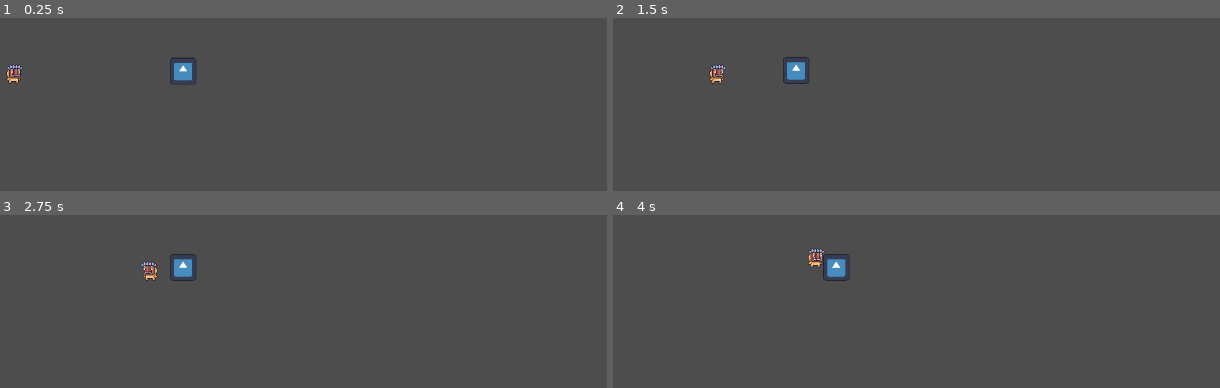
Above: before the commit, frames 1-4 (two rows, left to right).
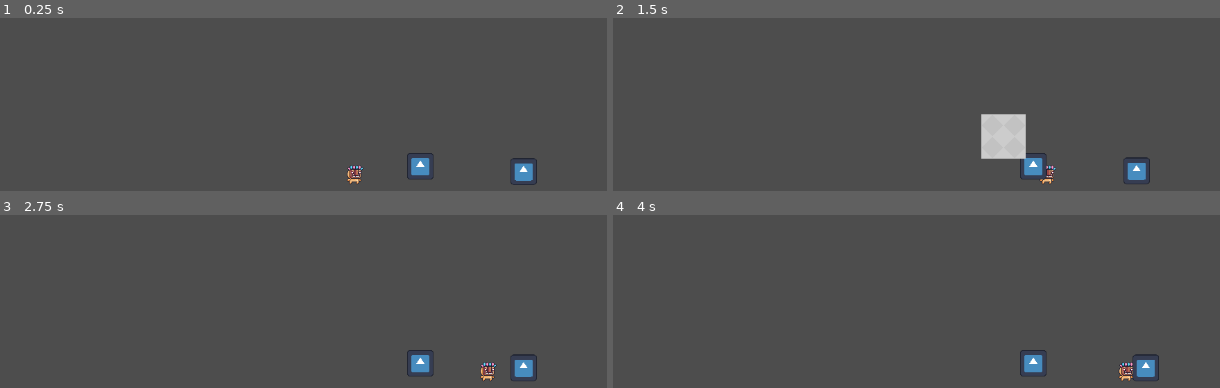
Above: after the commit, the same moments.

Repository: Mijak203/Hackathon2024
Game: Godot game, scene res://scenes/test_level.tscn
Two runs of this game, one before a commit and one after it. Both use one fixed random seed, a clock stepped at 60 frames per second and the inputs below. The engine's default icon, where the game draws it, is replaced by a stand-in: a white triangle on a blue panel in a dark square.
Inputs:
- Up to frame 1 (0.25 s): no input
- Up to frame 2 (1.5 s): tap Enter at 0.5 s; hold D (go_right) from 0.53 s (still down); tap E (openNote, bound only after the commit) at 0.6, 1.35 s; tap Space (jump) at 0.77 s
- Up to frame 3 (2.75 s): tap Space (jump) at 1.52, 2 s; release D (go_right) at 2.03 s; hold A (go_left) from 2.03 s (still down); tap E (openNote, bound only after the commit) at 2.1 s
- Up to frame 4 (4 s): release A (go_left) at 2.78 s; hold D (go_right) from 2.78 s (still down); tap E (openNote, bound only after the commit) at 2.85, 3.6 s; tap Space (jump) at 3.02, 3.77 s

The runs differ from the first frame. In frame 1, 1.6% of the frame differs, in the area x 0-89%, y 23-97%; in frame 2, 3.5%, in the area x 15-89%, y 22-96%; in frame 3, 1.7%; in frame 4, 1.7%.

Commit message:
note show

Diff:
--- a/project.godot
+++ b/project.godot
@@ -40,6 +40,11 @@
 "events": [Object(InputEventKey,"resource_local_to_scene":false,"resource_name":"","device":-1,"window_id":0,"alt_press …(191 unchanged characters)…
 ]
 }
+openNote={
+"deadzone": 0.5,
+"events": [Object(InputEventKey,"resource_local_to_scene":false,"resource_name":"","device":-1,"window_id":0,"alt_pressed":false,"shift_pressed":false,"ctrl_pressed":false,"meta_pressed":false,"pressed":false,"keycode":0,"physical_keycode":69,"key_label":0,"unicode":101,"location":0,"echo":false,"script":null)
+]
+}
 
 [layer_names]
 
--- /dev/null
+++ b/scenes/note.tscn
@@ -0,0 +1,21 @@
+[gd_scene load_steps=4 format=3 uid="uid://i0jhl88bsta8"]
+
+[ext_resource type="Texture2D" uid="uid://follsm5sum34" path="res://icon.svg" id="1_jkloe"]
+[ext_resource type="Script" path="res://scripts/note.gd" id="1_savay"]
+
+[sub_resource type="RectangleShape2D" id="RectangleShape2D_dj84e"]
+size = Vector2(256, 126)
+
+[node name="Note" type="Area2D"]
+script = ExtResource("1_savay")
+
+[node name="Note" type="Sprite2D" parent="."]
+scale = Vector2(0.3, 0.3)
+texture = ExtResource("1_jkloe")
+
+[node name="CollisionShape2D" type="CollisionShape2D" parent="."]
+scale = Vector2(0.3, 0.3)
+shape = SubResource("RectangleShape2D_dj84e")
+
+[connection signal="body_entered" from="." to="." method="_on_body_entered"]
+[connection signal="body_exited" from="." to="." method="_on_body_exited"]
--- a/scenes/test.tscn
+++ /dev/null
@@ -1,3 +0,0 @@
-[gd_scene format=3 uid="uid://b4aqasyjlaash"]
-
-[node name="test" type="Node2D"]
--- /dev/null
+++ b/scenes/test_level.gd
@@ -0,0 +1,13 @@
+extends Node2D
+
+
+
+@onready var bigNote: TextureRect = $Camera2D/HFlowContainer/TextureRect
+
+
+
+func _process(delta: float) -> void:
+	if Global.showNote == true:
+		bigNote.show()
+	if Global.showNote == false:
+		bigNote.hide()
--- a/scenes/test_level.tscn
+++ b/scenes/test_level.tscn
@@ -1,26 +1,70 @@
-[gd_scene load_steps=4 format=3 uid="uid://br2bg1kn80nyo"]
+[gd_scene load_steps=8 format=3 uid="uid://br2bg1kn80nyo"]
 
+[ext_resource type="Script" path="res://scenes/test_level.gd" id="1_7qt4i"]
 [ext_resource type="PackedScene" uid="uid://cv6ctmsqwgw0a" path="res://scenes/player.tscn" id="2_3yq32"]
 [ext_resource type="PackedScene" uid="uid://c3ukpgod73wxv" path="res://scenes/block.tscn" id="2_rxjfp"]
+[ext_resource type="PackedScene" uid="uid://i0jhl88bsta8" path="res://scenes/note.tscn" id="3_3suyc"]
+[ext_resource type="Texture2D" uid="uid://0o57yvecngbi" path="res://assets/Gray.png" id="4_cipe3"]
 
 [sub_resource type="WorldBoundaryShape2D" id="WorldBoundaryShape2D_qnom6"]
 
+[sub_resource type="GDScript" id="GDScript_u8viq"]
+script/source = "extends TextureRect
+
+
+
+
+
+# Called every frame. 'delta' is the elapsed time since the previous frame.
+func _process(delta: float) -> void:
+	pass
+"
+
 [node name="TestLevel" type="Node2D"]
+script = ExtResource("1_7qt4i")
 
 [node name="TileMapLayer" type="TileMapLayer" parent="."]
 
 [node name="StaticBody2D" type="StaticBody2D" parent="."]
-position = Vector2(63, 248)
+position = Vector2(553, 397)
 collision_layer = 2
 
 [node name="CollisionShape2D" type="CollisionShape2D" parent="StaticBody2D"]
 shape = SubResource("WorldBoundaryShape2D_qnom6")
 
 [node name="Player" parent="." instance=ExtResource("2_3yq32")]
-position = Vector2(34, 231)
+position = Vector2(524, 380)
 collision_mask = 26
 
 [node name="box" parent="." instance=ExtResource("2_rxjfp")]
-position = Vector2(277, 179)
+position = Vector2(767, 328)
 collision_layer = 16
 collision_mask = 3
+
+[node name="Note" parent="." instance=ExtResource("3_3suyc")]
+position = Vector2(618, 371)
+
+[node name="Camera2D" type="Camera2D" parent="."]
+position = Vector2(575, 328)
+
+[node name="HFlowContainer" type="HFlowContainer" parent="Camera2D"]
+anchors_preset = 8
+anchor_left = 0.5
+anchor_top = 0.5
+anchor_right = 0.5
+anchor_bottom = 0.5
+offset_left = -32.0
+offset_top = -32.0
+offset_right = 32.0
+offset_bottom = 32.0
+grow_horizontal = 2
+grow_vertical = 2
+size_flags_horizontal = 4
+size_flags_vertical = 4
+
+[node name="TextureRect" type="TextureRect" parent="Camera2D/HFlowContainer"]
+layout_mode = 2
+size_flags_horizontal = 4
+size_flags_vertical = 4
+texture = ExtResource("4_cipe3")
+script = SubResource("GDScript_u8viq")
--- a/scripts/global.gd
+++ b/scripts/global.gd
@@ -8,6 +8,7 @@
 
 var collected_blocks1 = 0
 var collected_blocks2 = 0
-
 var acction_after_switch_pressed = false
 var is_key_collected = false
+var note_to_open = false
+var showNote = false
--- /dev/null
+++ b/scripts/note.gd
@@ -0,0 +1,9 @@
+extends Area2D
+
+
+func _on_body_entered(body: Node2D) -> void:
+	Global.note_to_open = true
+
+
+func _on_body_exited(body: Node2D) -> void:
+	Global.note_to_open = false
--- a/scripts/player.gd
+++ b/scripts/player.gd
@@ -7,6 +7,7 @@
 const BASE_GRAVITY = 800
 const PUSH_FORCE = 80
 const BLOCK_MAX_VELOCITY = 125
+var is_note_open = false
 @onready var sprite: Sprite2D = $Sprite2D
 @onready var wall_detect: RayCast2D = $WallDetect
 @onready var edge_detect: RayCast2D = $EdgeDetect
@@ -31,9 +32,19 @@
 
 	if Global.build_mode == false:
 		phisic()
+		if is_on_floor():
+			if Global.note_to_open == true and is_note_open == false and Input.is_action_just_pressed("openNote"):
+				Global.showNote = true
+				is_note_open = true
+				Engine.time_scale = 0
+			elif Global.note_to_open == true and is_note_open == true and Input.is_action_just_pressed("openNote"):
+				Global.showNote = false
+				is_note_open = false
+				Engine.time_scale = 1
 
 		match(current_state):
 			state.IDLE:
+
 				idle(delta)
 
 			state.ROTATE:
@@ -47,6 +58,7 @@
 
 			state.WALL_JUMP:
 				wall_jump()
+
 
 		move_and_slide()
 	else:
Not shown: 1 places in scenes/area_2d.tscn that only renumber resources
Not shown: 1 places in scenes/end_doors.tscn that only renumber resources
